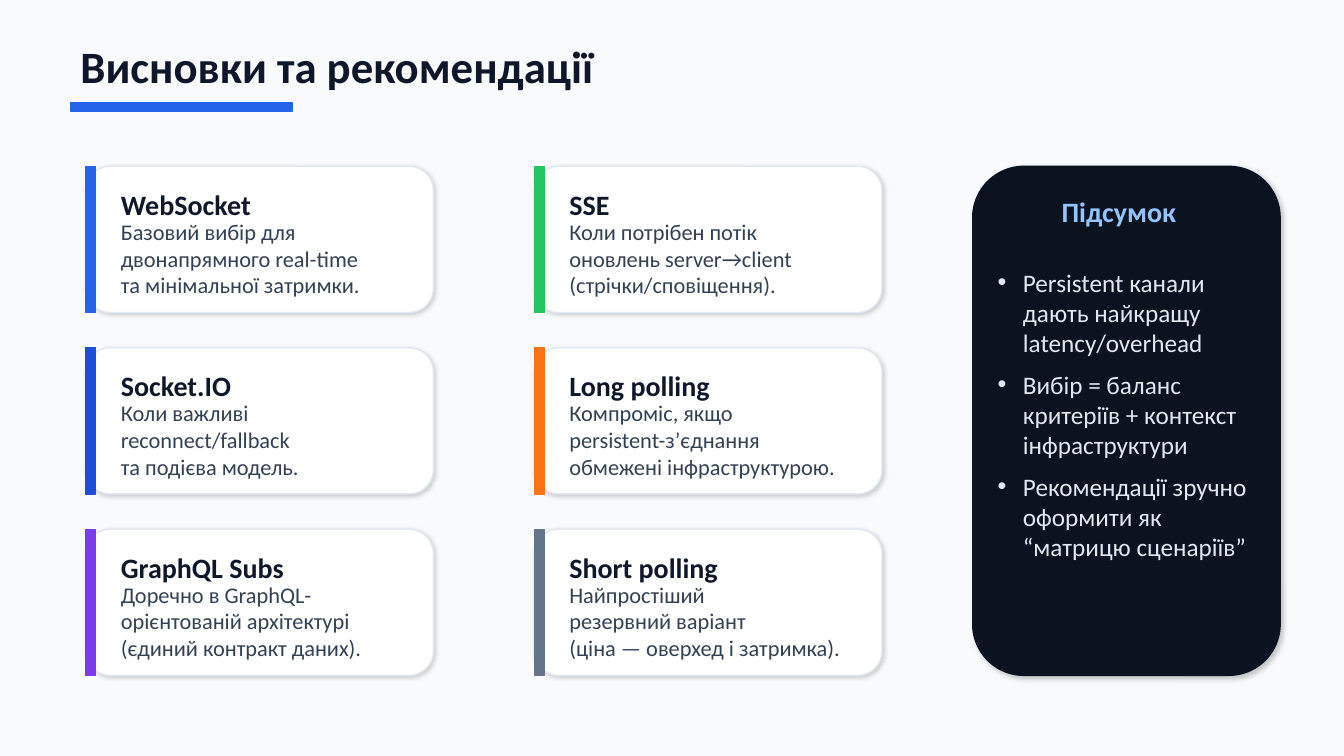
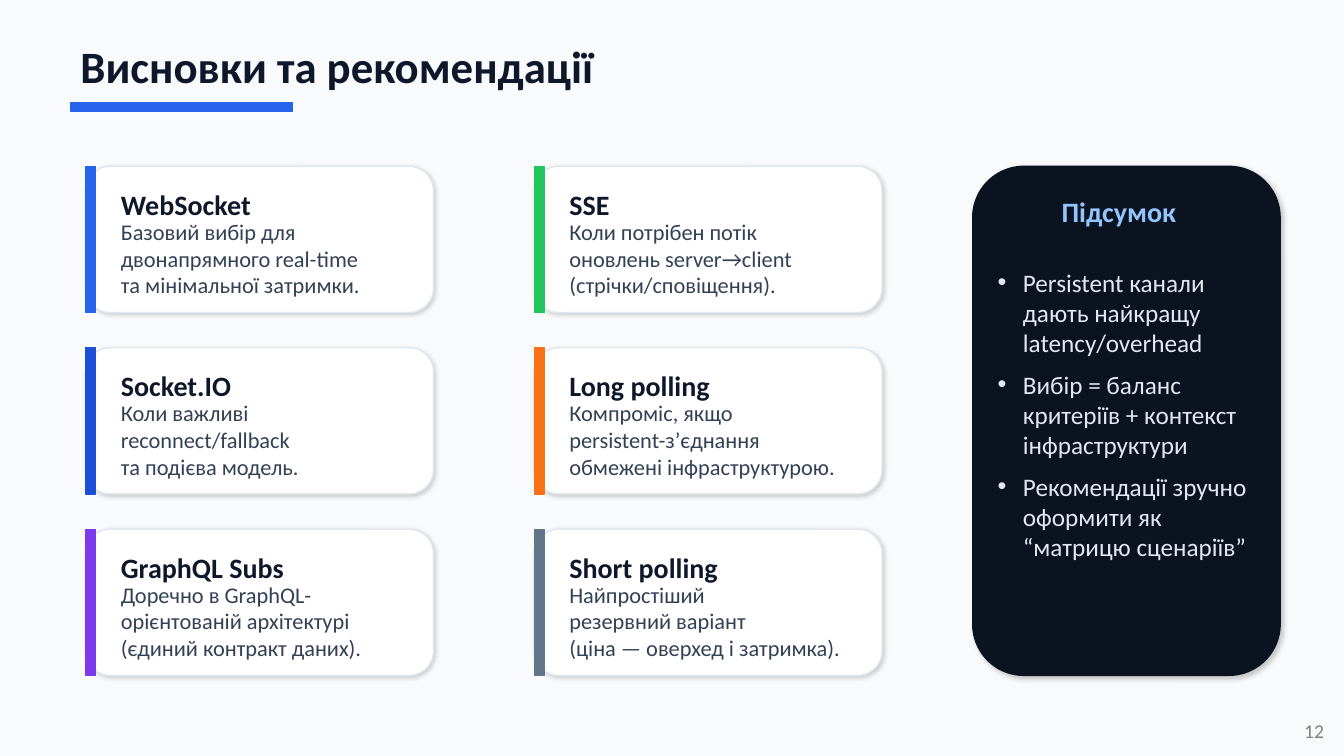
Before and after one commit to femtoF121/diploma-archivation, a slide deck: slide 12 of 2026_М_ПІ_ІПЗм-24-3_Кащенко_Ю_Є.pptx (slide 10 before the commit). Drawn at 1344x756 pixels with LibreOffice and Linux fonts; fonts in the diff are those of the drawing. Boxes give left, top, right and bottom in pixels: in the first picture for what was removed or moved away, otherwise in the second. Text is boxed around its words. In the diff, an @@ line names an element or a change of style, - is before the commit and + after.

```diff
--- a/2026_М_ПІ_ІПЗм-24-3_Кащенко_Ю_Є.pptx
+++ b/2026_М_ПІ_ІПЗм-24-3_Кащенко_Ю_Є.pptx
@@ text added at <box>1304,725,1324,738</box>, 14 pt, text #808080 @@
+12
```
Also in this commit, not shown: 8 other slides changed, 3 slides added, 1 slide removed.
